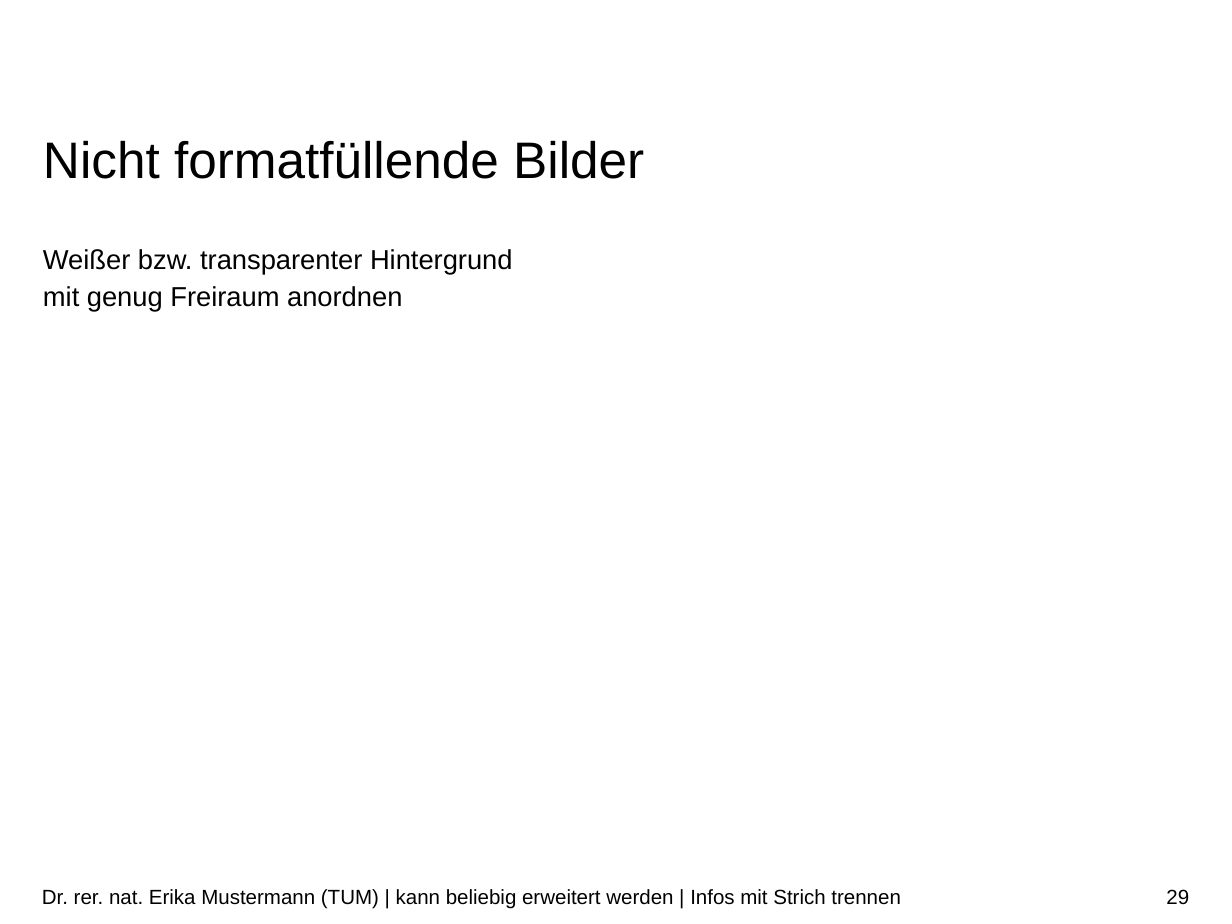
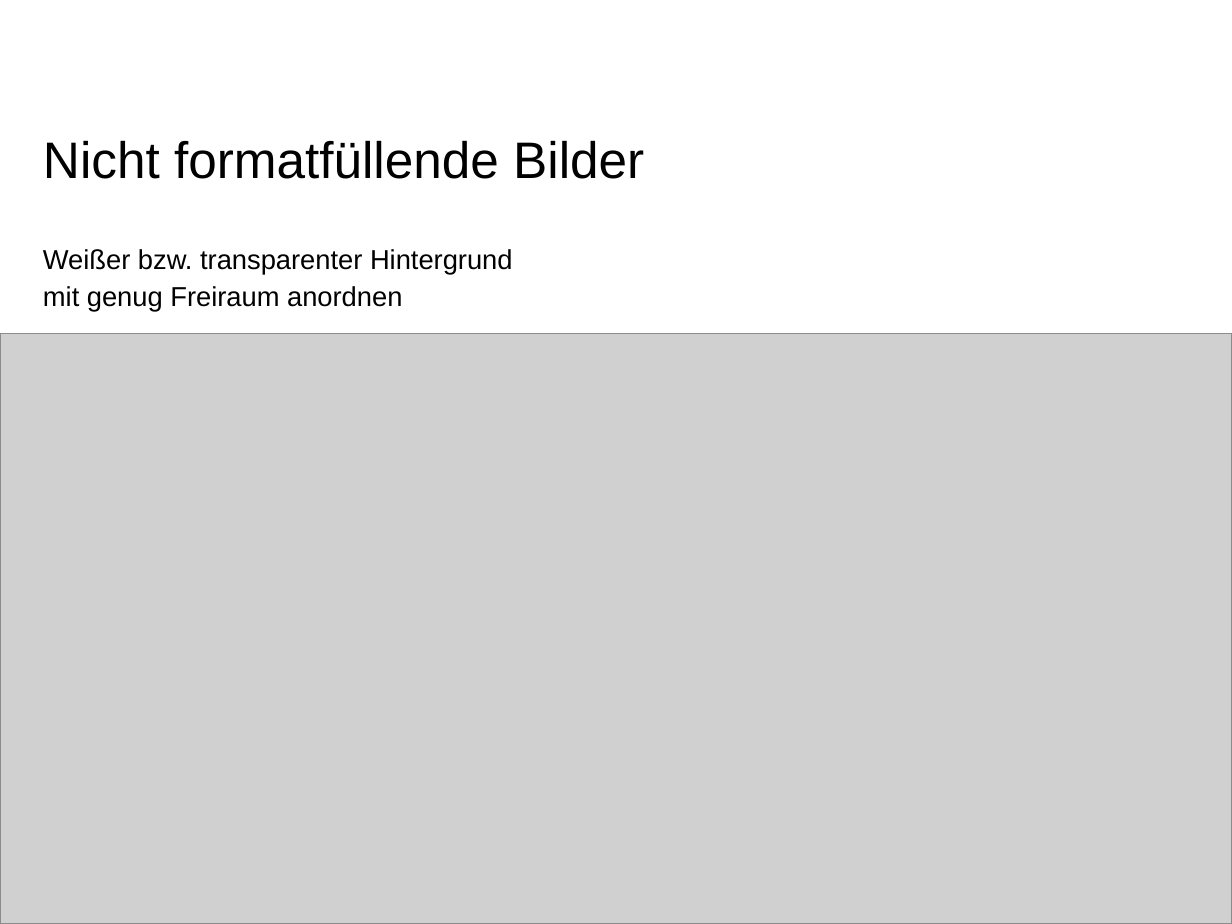
Before and after one commit to Tom-Huang/visual_navigation, a slide deck: slide 30 of Indirect Visual Odometry with Optical Flow.pptx (slide 29 before the commit). Drawn at 1232x924 pixels with LibreOffice and Linux fonts; fonts in the diff are those of the drawing; grey boxes stand for pictures; background and template pictures are left out. Boxes give left, top, right and bottom in pixels: in the first picture for what was removed or moved away, otherwise in the second. Text is boxed around its words. In the diff, an @@ line names an element or a change of style, - is before the commit and + after.

```diff
--- a/Indirect Visual Odometry with Optical Flow.pptx
+++ b/Indirect Visual Odometry with Optical Flow.pptx
@@ picture added at [0, 334, 1232, 924] @@
@@ text removed at [42, 889, 900, 909] @@
-Dr. rer. nat. Erika Mustermann (TUM) | kann beliebig erweitert werden | Infos mit Strich trennen
@@ page number removed at [1166, 889, 1189, 904] @@
-29
```
Also in this commit, not shown: 19 other slides changed, 2 slides added, 1 slide removed, 2 other files.
